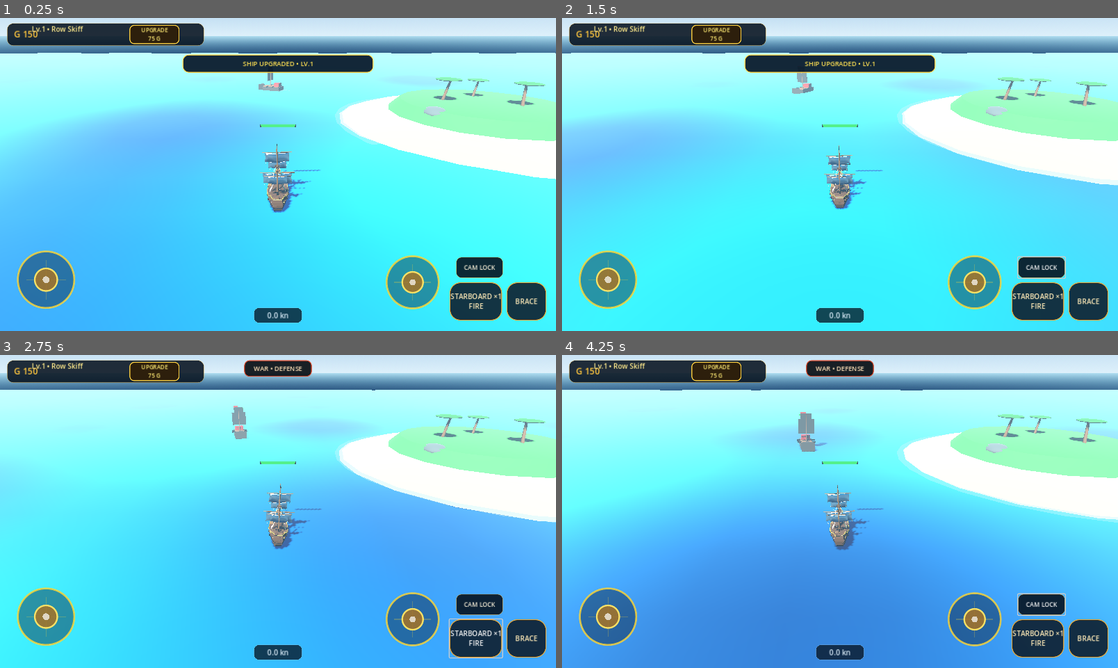
Above: before the commit, frames 1-4 (two rows, left to right).
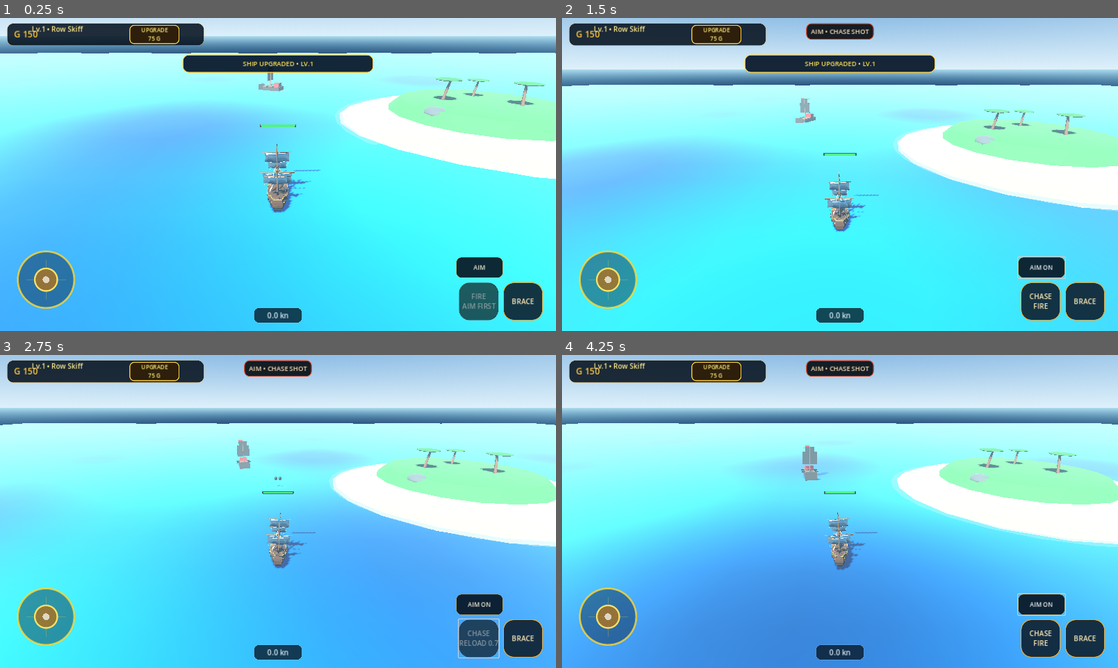
Above: after the commit, the same moments.

Repository: za99405com-ui/Pirate-Seasonline
Game: Godot game, scene res://scenes/world/world.tscn
Two runs of this game, one before a commit and one after it. Both use one fixed random seed, a clock stepped at 60 frames per second and the inputs below.
Inputs (mouse positions are in pixels of both pictures, inside the frame that each line leads up to):
- Up to frame 1 (0.25 s): no input
- Up to frame 2 (1.5 s): click (1040, 302) at 0.5 s, where only the run before the commit has a clickable "STARBOARD ×1 FIRE"; click (1040, 268) at 1.25 s, where only the run after the commit has a clickable "AIM"
- Up to frame 3 (2.75 s): click "STARBOARD ×1 FIRE" (after the commit: "CHASE FIRE") at 2 s
- Up to frame 4 (4.25 s): click (1040, 605) at 2.75 s, where only the run after the commit has a clickable "AIM ON"; click (1040, 605) at 3.5 s, where only the run before the commit has a clickable "CAM LOCK"

The runs differ from the first frame. In frame 1, 2.8% of the frame differs, in the area x 69-99%, y 75-97%; in frame 2, 41%; in frame 3, 46%; in frame 4, 56%, in the area x 0-100%, y 0-97%.

Commit message:
ui: replace aim stick with Black-Flag-style aim mode

Diff:
--- a/godot_game/scripts/ui/hud.gd
+++ b/godot_game/scripts/ui/hud.gd
@@ -1,6 +1,4 @@
 extends CanvasLayer
-
-const AIM_JOYSTICK_SCENE: PackedScene = preload("res://scenes/ui/virtual_joystick.tscn")
 
 @onready var top_bar: Panel = $TopBar
 @onready var gold_label: Label = $TopBar/GoldContainer/GoldLabel
@@ -23,8 +21,7 @@
 
 var player_ship: Node3D = null
 var world_controller: Node = null
-var target_button: Button = null
-var aim_joystick: Control = null
+var aim_button: Button = null
 var war_mode_panel: PanelContainer = null
 var war_mode_label: Label = null
 
@@ -37,8 +34,7 @@
 	GameManager.ship_storage_changed.connect(_on_ship_storage_changed)
 
 	_apply_minimal_hud_layout()
-	_create_lock_button()
-	_create_aim_joystick()
+	_create_aim_button()
 	_create_war_mode_badge()
 
 	_on_gold_changed(GameManager.gold)
@@ -90,45 +86,22 @@
 		right_controls.offset_bottom = -24.0
 		right_controls.add_theme_constant_override("separation", 10)
 
-func _create_lock_button() -> void:
+func _create_aim_button() -> void:
 	if not controls_root:
 		return
 
-	target_button = _make_combat_button("CAM LOCK", Vector2(108.0, 48.0))
-	target_button.name = "CameraLockButton"
-	target_button.anchor_left = 1.0
-	target_button.anchor_top = 1.0
-	target_button.anchor_right = 1.0
-	target_button.anchor_bottom = 1.0
-	target_button.offset_left = -230.0
-	target_button.offset_top = -170.0
-	target_button.offset_right = -122.0
-	target_button.offset_bottom = -122.0
-	target_button.pressed.connect(_on_target_pressed)
-	controls_root.add_child(target_button)
-
-func _create_aim_joystick() -> void:
-	if not controls_root:
-		return
-
-	aim_joystick = AIM_JOYSTICK_SCENE.instantiate() as Control
-	if not aim_joystick:
-		return
-
-	aim_joystick.name = "AimJoystick"
-	aim_joystick.anchor_left = 1.0
-	aim_joystick.anchor_top = 1.0
-	aim_joystick.anchor_right = 1.0
-	aim_joystick.anchor_bottom = 1.0
-	aim_joystick.offset_left = -410.0
-	aim_joystick.offset_top = -192.0
-	aim_joystick.offset_right = -250.0
-	aim_joystick.offset_bottom = -32.0
-	if "max_radius" in aim_joystick:
-		aim_joystick.max_radius = 60.0
-	if aim_joystick.has_signal("joystick_moved"):
-		aim_joystick.joystick_moved.connect(_on_aim_joystick_moved)
-	controls_root.add_child(aim_joystick)
+	aim_button = _make_combat_button("AIM", Vector2(108.0, 48.0))
+	aim_button.name = "AimButton"
+	aim_button.anchor_left = 1.0
+	aim_button.anchor_top = 1.0
+	aim_button.anchor_right = 1.0
+	aim_button.anchor_bottom = 1.0
+	aim_button.offset_left = -230.0
+	aim_button.offset_top = -170.0
+	aim_button.offset_right = -122.0
+	aim_button.offset_bottom = -122.0
+	aim_button.pressed.connect(_on_aim_pressed)
+	controls_root.add_child(aim_button)
 
 func _make_combat_button(label_text: String, minimum_size: Vector2) -> Button:
 	var button := Button.new()
@@ -219,19 +192,41 @@
 	if not fire_left_btn:
 		return
 
-	var side: int = 1
-	if player_ship.has_method("get_active_broadside_side"):
-		side = int(player_ship.call("get_active_broadside_side"))
-
-	var cooldown: float = player_ship.port_cooldown if side < 0 else player_ship.starboard_cooldown
-	var side_name: String = "PORT" if side < 0 else "STARBOARD"
+	var aiming: bool = false
+	if world_controller and world_controller.has_method("is_combat_aiming"):
+		aiming = bool(world_controller.call("is_combat_aiming"))
+
+	if not aiming:
+		fire_left_btn.disabled = true
+		fire_left_btn.text = "FIRE\nAIM FIRST"
+		return
+
+	var mode: String = "NONE"
+	if player_ship.has_method("get_weapon_mode"):
+		mode = String(player_ship.call("get_weapon_mode"))
+
+	var cooldown: float = 0.0
+	if player_ship.has_method("get_active_reload"):
+		cooldown = float(player_ship.call("get_active_reload"))
+
+	var title: String = "FIRE"
+	if mode == "PORT":
+		title = "PORT ×%d" % cannon_count
+	elif mode == "STARBOARD":
+		title = "STARBOARD ×%d" % cannon_count
+	elif mode == "CHASE":
+		title = "CHASE"
+	else:
+		fire_left_btn.disabled = true
+		fire_left_btn.text = "TURN CAMERA\nTO AIM"
+		return
 
 	if cooldown > 0.0:
 		fire_left_btn.disabled = true
-		fire_left_btn.text = "%s ×%d\nRELOAD %.1f" % [side_name, cannon_count, cooldown]
+		fire_left_btn.text = "%s\nRELOAD %.1f" % [title, cooldown]
 	else:
 		fire_left_btn.disabled = false
-		fire_left_btn.text = "%s ×%d\nFIRE" % [side_name, cannon_count]
+		fire_left_btn.text = "%s\nFIRE" % title
 
 func _update_brace_button() -> void:
 	if not fire_right_btn:
@@ -255,9 +250,20 @@
 		elif mode == "DEFENSE":
 			war_mode_label.text = "WAR • DEFENSE"
 
-	if target_button and world_controller.has_method("is_ship_camera_locked"):
-		var locked: bool = bool(world_controller.call("is_ship_camera_locked"))
-		target_button.text = "CAM LOCKED" if locked else "FREE CAM"
+	if aim_button and world_controller.has_method("is_combat_aiming"):
+		var aiming: bool = bool(world_controller.call("is_combat_aiming"))
+		aim_button.text = "AIM ON" if aiming else "AIM"
+
+		if aiming and war_mode_label and world_controller.has_method("get_weapon_mode"):
+			var weapon_mode: String = String(world_controller.call("get_weapon_mode"))
+			if weapon_mode == "PORT":
+				war_mode_label.text = "AIM • PORT BROADSIDE"
+			elif weapon_mode == "STARBOARD":
+				war_mode_label.text = "AIM • STARBOARD BROADSIDE"
+			elif weapon_mode == "CHASE":
+				war_mode_label.text = "AIM • CHASE SHOT"
+			else:
+				war_mode_label.text = "AIM • TURN TO BROADSIDE"
 
 func _update_upgrade_button() -> void:
 	if not upgrade_btn:
@@ -311,8 +317,8 @@
 
 func _on_fire_pressed() -> void:
 	if player_ship and is_instance_valid(player_ship):
-		if player_ship.has_method("fire_active_broadside"):
-			player_ship.call("fire_active_broadside")
+		if player_ship.has_method("fire_active_weapon"):
+			player_ship.call("fire_active_weapon")
 
 func _on_brace_down() -> void:
 	if player_ship and is_instance_valid(player_ship) and player_ship.has_method("set_bracing"):
@@ -322,20 +328,6 @@
 	if player_ship and is_instance_valid(player_ship) and player_ship.has_method("set_bracing"):
 		player_ship.call("set_bracing", false)
 
-func _on_target_pressed() -> void:
-	if world_controller and world_controller.has_method("toggle_ship_camera_lock"):
-		world_controller.call("toggle_ship_camera_lock")
-
-func _on_aim_joystick_moved(vec: Vector2) -> void:
-	if not player_ship or not is_instance_valid(player_ship):
-		return
-
-	if vec.length() < 0.08:
-		if player_ship.has_method("set_aim_direction"):
-			player_ship.call("set_aim_direction", Vector3.ZERO)
-		return
-
-	if world_controller and world_controller.has_method("screen_aim_to_world"):
-		var world_direction: Variant = world_controller.call("screen_aim_to_world", vec)
-		if world_direction is Vector3 and player_ship.has_method("set_aim_direction"):
-			player_ship.call("set_aim_direction", world_direction)
+func _on_aim_pressed() -> void:
+	if world_controller and world_controller.has_method("toggle_combat_aim"):
+		world_controller.call("toggle_combat_aim")
